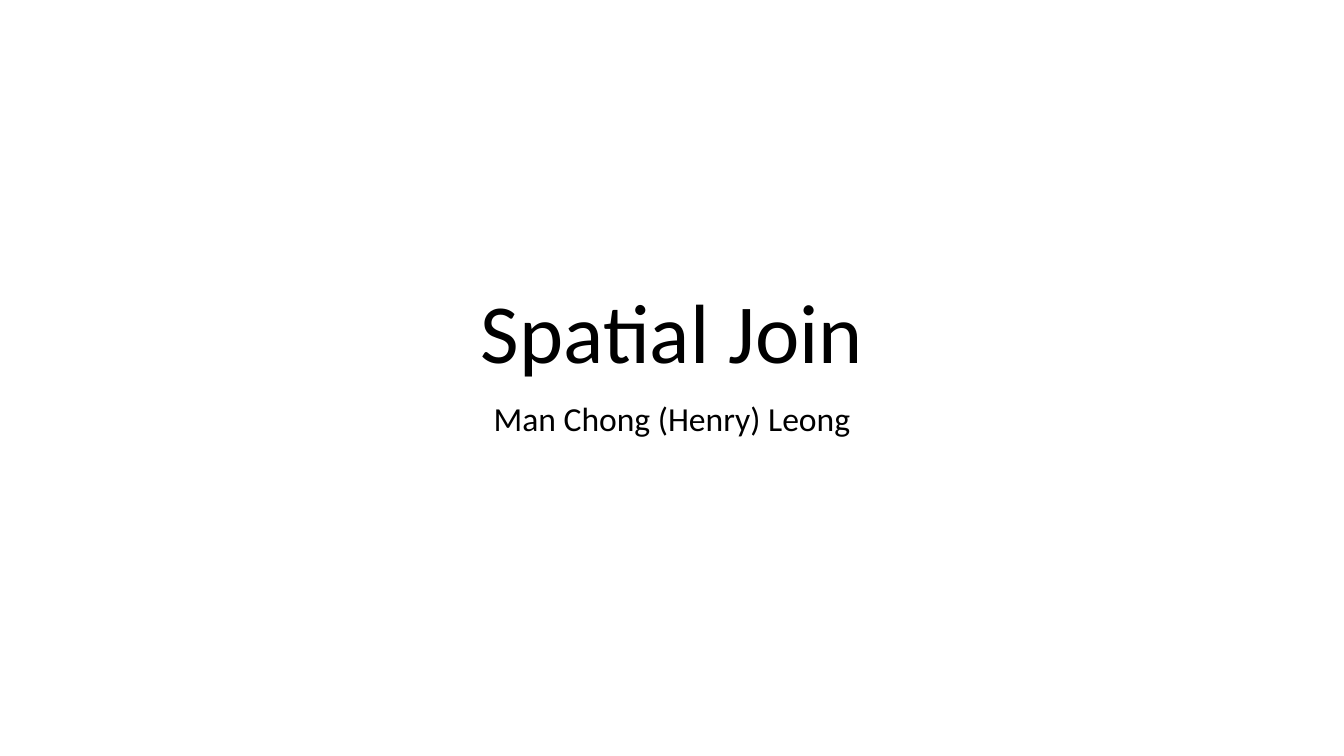
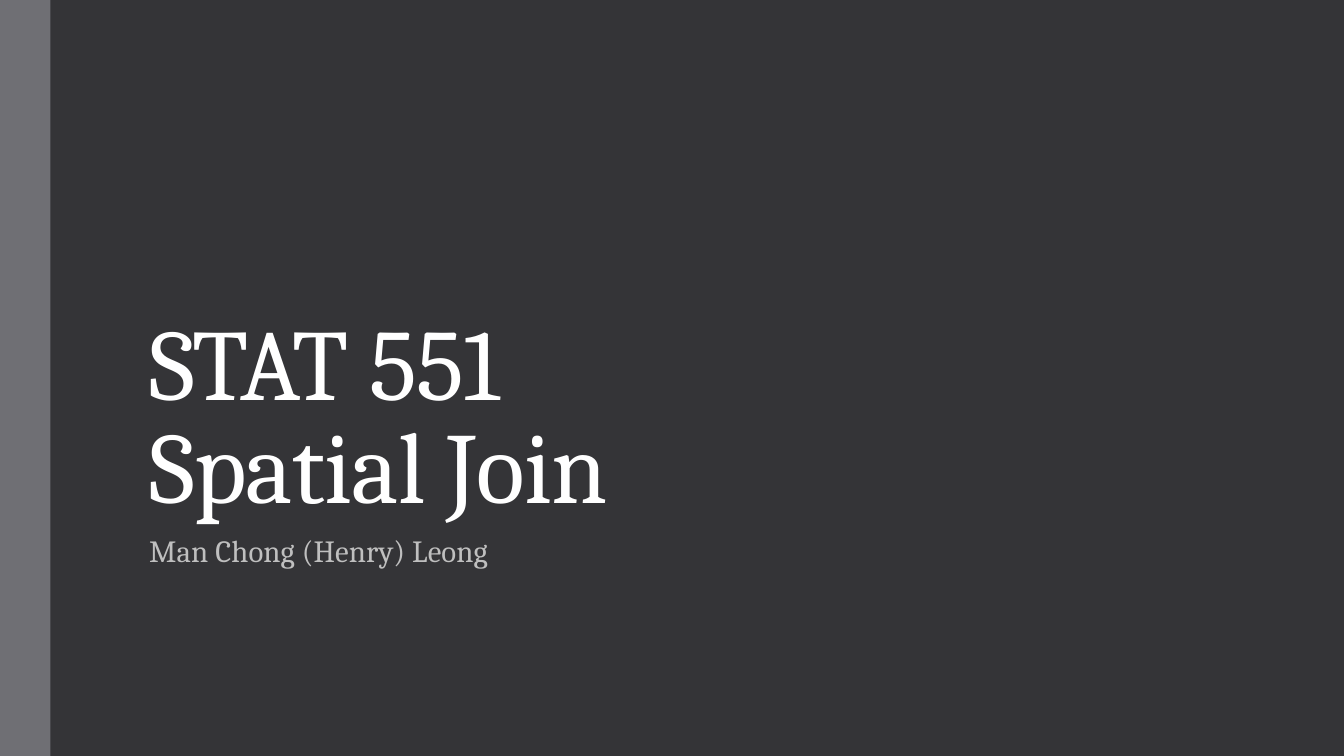
Before and after one commit to HenryLeongStat/STAT551, a slide deck: slide 1 of spatial_join_in_R.pptx. Drawn at 1344x756 pixels with LibreOffice and Linux fonts; fonts in the diff are those of the drawing. Boxes give left, top, right and bottom in pixels: in the first picture for what was removed or moved away, otherwise in the second. Text is boxed around its words. In the diff, an @@ line names an element or a change of style, - is before the commit and + after.

```diff
--- a/spatial_join_in_R.pptx
+++ b/spatial_join_in_R.pptx
@@ background #FFFFFF to #353537 @@
@@ rectangle added at box(0, 0, 50, 756), fill #6F6F74 @@
@@ title at box(149, 332, 608, 524): text changed; size 60 to 72 pt; font Calibri to Cambria; text colour #000000 to #FFFFFF @@
-Spatial Join
+STAT 551
+Spatial Join
@@ subtitle "Man Chong (Henry) Leong": place and size @@
-subtitle "Man Chong (Henry) Leong" at box(494, 406, 850, 437)
+subtitle "Man Chong (Henry) Leong" at box(149, 540, 488, 569)
@@ subtitle "Man Chong (Henry) Leong" at box(149, 540, 488, 569): size 24 to 22 pt, font Calibri to Cambria, text colour #000000 to #BFBFBF, letter spacing 0 to 0.1 pt; alignment centre to left; line spacing 0.9 to 0.95; more space between paragraphs @@
```
Also in this commit, not shown: 2 other slides changed, 1 slide added.
